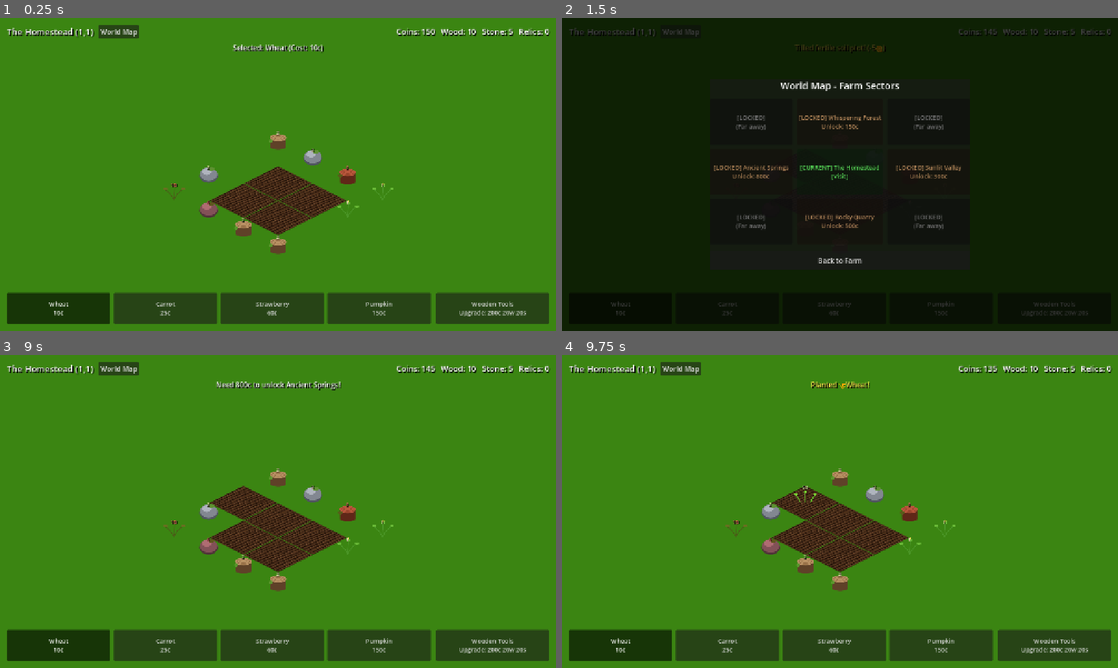
Above: before the commit, frames 1-4 (two rows, left to right).
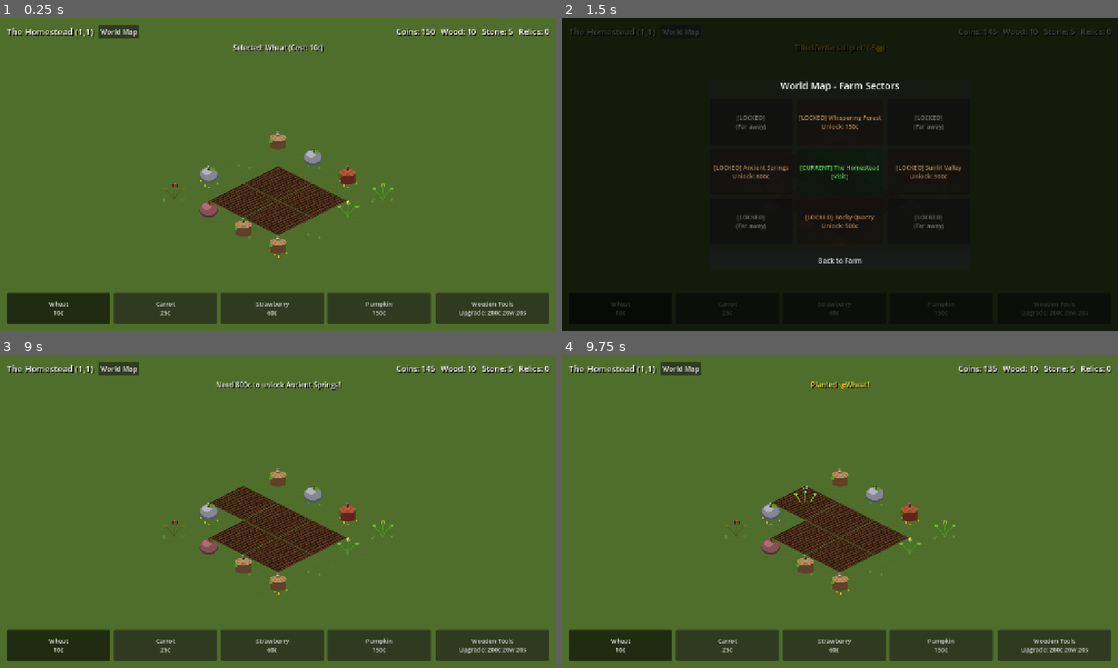
Above: after the commit, the same moments.

Repository: ShootyQ/FarmingApp
Game: Godot game, scene res://scenes/main.tscn
Same seed, same stepped clock (60 frames per second), same inputs: the game is played once before the commit and once after it.
Inputs (mouse positions are in pixels of both pictures, inside the frame that each line leads up to):
- Up to frame 1 (0.25 s): no input
- Up to frame 2 (1.5 s): click (840, 149) at 0.52 s; click "World Map" at 1.25 s
- Up to frame 3 (9 s): click "Wheat 10c" at 2 s; click "Carrot 25c" at 2.75 s; click "Strawberry 60c" at 3.5 s; click "Pumpkin 150c" at 4.25 s; click "Wooden Tools Upgrade: 200c 20…" at 5 s; click "[LOCKED] (Far away)" at 5.75 s; click "[LOCKED] Whispering Forest Un…" at 6.5 s; click "[LOCKED] (Far away)" at 7.25 s; click "[LOCKED] Ancient Springs Unlo…" at 8 s; click "[CURRENT] The Homestead [Visi…" at 8.75 s
- Up to frame 4 (9.75 s): click (840, 486) at 9.52 s

The runs differ from the first frame. In frame 1, 85% of the frame differs, in the area x 0-100%, y 0-100%; in frame 2, less than 0.1%; in frame 3, 84%; in frame 4, 84%.

Commit message:
Add matching 2:1 isometric grass diamond tiles in 1970s National Park olive palette

Diff:
--- a/scenes/main.tscn
+++ b/scenes/main.tscn
@@ -20,7 +20,7 @@
 grow_horizontal = 2
 grow_vertical = 2
 mouse_filter = 2
-color = Color(0.23, 0.52, 0.07, 1)
+color = Color(0.31, 0.43, 0.17, 1)
 
 [node name="WorldViewport" type="Control" parent="."]
 layout_mode = 1
--- a/scripts/main.gd
+++ b/scripts/main.gd
@@ -1,7 +1,7 @@
 extends Control
 
 # FarmingApp: Authentic 2:1 Isometric FarmVille Engine
-# Seamless flat furrowed diamond plots with uncut custom 2.5D sprites
+# Interlocking 2:1 Grass & Plowed Soil Diamonds in 1970s National Park Olive Palette
 
 const ISO_W = 160.0
 const ISO_H = 80.0
@@ -22,7 +22,14 @@
 @onready var map_modal = $HUD/MapModal
 @onready var map_grid = $HUD/MapModal/Panel/VBox/MapGrid
 
+var tex_grass = [
+	preload("res://assets/tiles/iso_grass_0.png"),
+	preload("res://assets/tiles/iso_grass_1.png"),
+	preload("res://assets/tiles/iso_grass_2.png"),
+	preload("res://assets/tiles/iso_grass_3.png")
+]
 var tex_soil = preload("res://assets/tiles/iso_soil_flat.png")
+
 var tex_sprout = preload("res://assets/objects/sprout.png")
 var tex_crop_mid = preload("res://assets/objects/crop_mid.png")
 var tex_wheat = preload("res://assets/objects/wheat_mature.png")
@@ -86,6 +93,7 @@
 	var origin_x = 0.0
 	var origin_y = -60.0
 	var empty_style = StyleBoxEmpty.new()
+	var s = ISO_W / 256.0
 
 	for i in range(16):
 		var gx = i % 4
@@ -100,17 +108,25 @@
 		node.position = Vector2(iso_x, iso_y)
 		node.z_index = gx + gy # Natural isometric Y-sorting
 
-		# Layer 0: Flat Furrowed Soil Diamond (Pure 2:1 ratio)
+		# Layer 0: Seamless 2:1 Grass Diamond (Base of every cell)
+		var grass_sprite = Sprite2D.new()
+		grass_sprite.name = "Grass"
+		var g_idx = (gx * 3 + gy * 7) % tex_grass.size()
+		grass_sprite.texture = tex_grass[g_idx]
+		grass_sprite.scale = Vector2(s, s)
+		grass_sprite.position = Vector2(0, 0)
+		node.add_child(grass_sprite)
+
+		# Layer 1: Flat Furrowed Soil Diamond (Plowed FarmVille rows)
 		var soil_sprite = Sprite2D.new()
 		soil_sprite.name = "Soil"
 		soil_sprite.texture = tex_soil
-		var s = ISO_W / 256.0
 		soil_sprite.scale = Vector2(s, s)
 		soil_sprite.position = Vector2(0, 0)
 		soil_sprite.visible = false
 		node.add_child(soil_sprite)
 
-		# Layer 1: Standing Object Sprite (Tree Stump, Boulder, Crop, Weed)
+		# Layer 2: Standing Object Sprite (Tree Stump, Boulder, Crop, Weed)
 		var obj_sprite = Sprite2D.new()
 		obj_sprite.name = "ObjectSprite"
 		obj_sprite.offset = Vector2(0, -32)
@@ -118,7 +134,7 @@
 		obj_sprite.visible = false
 		node.add_child(obj_sprite)
 
-		# Layer 2: Clean floating status badge
+		# Layer 3: Clean floating status badge
 		var badge = Label.new()
 		badge.name = "Badge"
 		badge.horizontal_alignment = HORIZONTAL_ALIGNMENT_CENTER
@@ -131,7 +147,7 @@
 		badge.add_theme_constant_override("shadow_offset_y", 1)
 		node.add_child(badge)
 
-		# Layer 3: Invisible Touch Area
+		# Layer 4: Invisible Touch Area
 		var touch_btn = Button.new()
 		touch_btn.name = "TouchBtn"
 		touch_btn.custom_minimum_size = Vector2(ISO_W, ISO_H)
@@ -265,7 +281,7 @@
 		"grass":
 			soil_sprite.visible = false
 			obj_sprite.visible = false
-			badge.text = "" # Clean lawn!
+			badge.text = "" # Clean 70s meadow tile
 
 		"obstacle":
 			soil_sprite.visible = false
@@ -298,7 +314,7 @@
 
 			if state == "empty":
 				obj_sprite.visible = false
-				badge.text = "" # Clean plowed soil ready for planting!
+				badge.text = "" # Clean furrowed plot ready for seeds
 
 			elif state == "growing":
 				obj_sprite.visible = true
Binary file added: assets/tiles/iso_grass_0.png
Not shown, added: assets/tiles/iso_grass_0.png.import
Binary file added: assets/tiles/iso_grass_1.png
Not shown, added: assets/tiles/iso_grass_1.png.import
Binary file added: assets/tiles/iso_grass_2.png
Not shown, added: assets/tiles/iso_grass_2.png.import
Binary file added: assets/tiles/iso_grass_3.png
Not shown, added: assets/tiles/iso_grass_3.png.import
